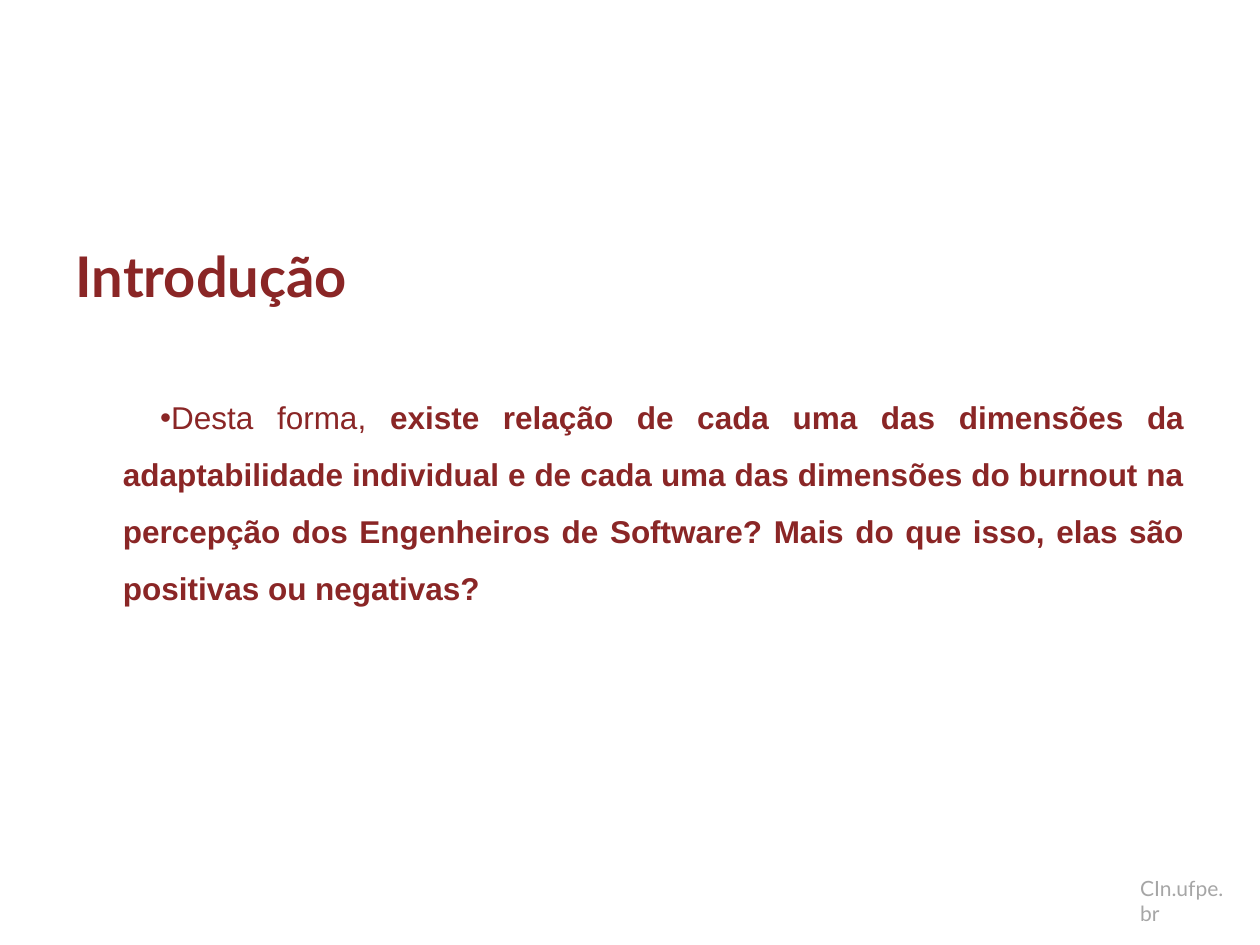
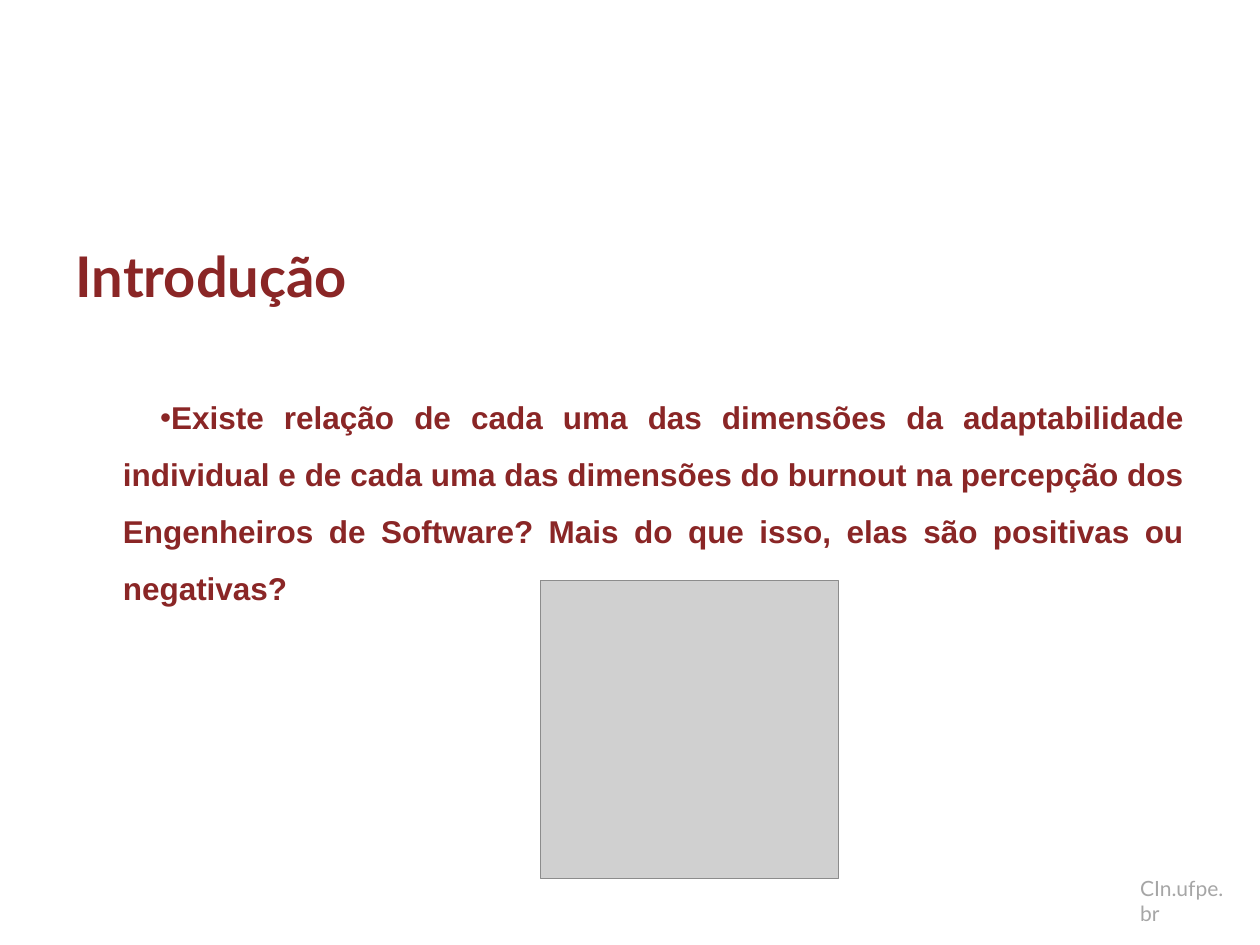
Before and after one commit to dan1lo/doutoradoR, a slide deck: slide 12 of apresentacao doutorado.pptx (slide 11 before the commit). Drawn at 1260x945 pixels with LibreOffice and Linux fonts; fonts in the diff are those of the drawing; grey boxes stand for pictures; background and template pictures are left out. Boxes give left, top, right and bottom in pixels: in the first picture for what was removed or moved away, otherwise in the second. Text is boxed around its words. In the diff, an @@ line names an element or a change of style, - is before the commit and + after.

Commit message:
introdução ajeitada
Introdução com todas as imagens adicionadas

```diff
--- a/apresentacao doutorado.pptx
+++ b/apresentacao doutorado.pptx
@@ text at [123,406,1183,606]: text changed @@
-• Desta forma, existe relação de cada uma das dimensões da adaptabilidade individual e de cada uma das dimensões do burnout na percepção dos Engenheiros de Software? Mais do que isso, elas são positivas ou negativas?
+• Existe relação de cada uma das dimensões da adaptabilidade individual e de cada uma das dimensões do burnout na percepção dos Engenheiros de Software? Mais do que isso, elas são positivas ou negativas?
@@ picture added at [541,581,838,878] @@
```
Also in this commit, not shown: 17 other slides changed, 4 slides added, 1 slide removed.
